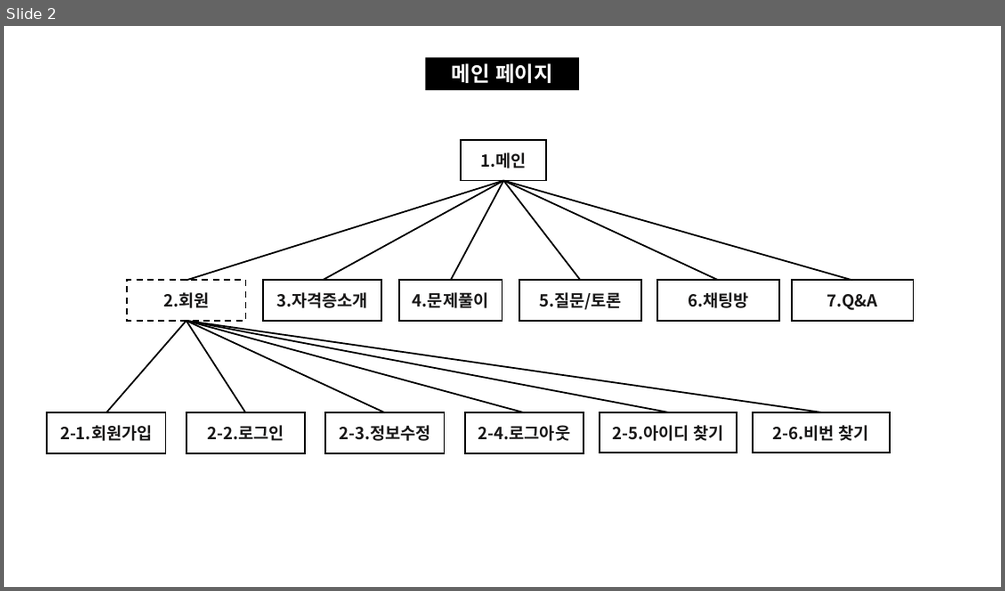
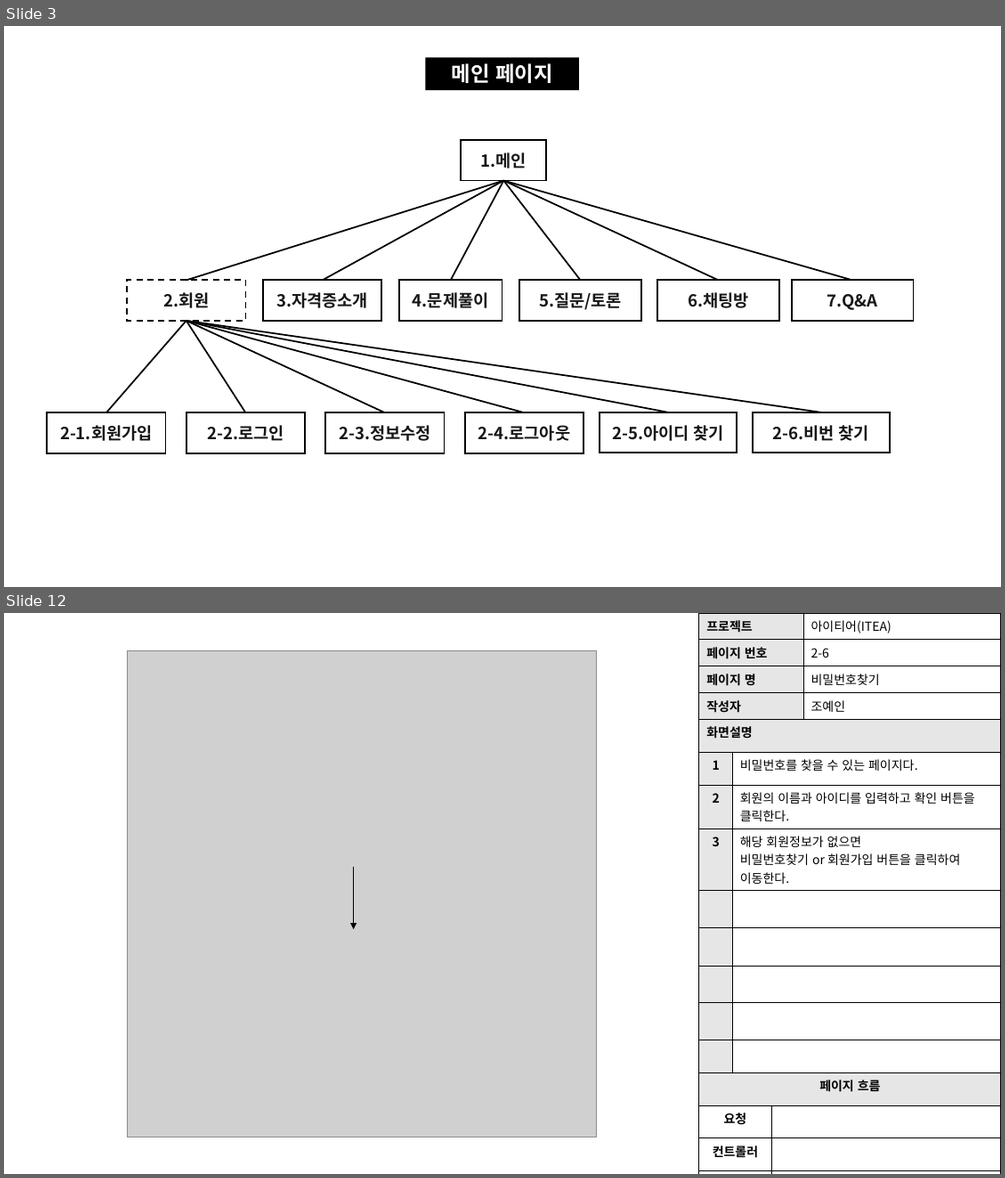
Before and after one commit to skwls2087/itea, a slide deck: 추가자료/스토리보드/스토리보드.pptx. Shown one above the other, each under a label of ours: slide 2 before the commit, slides 3 and 12 after it; the slides between them are not shown. The pictures are 1005x591 and 1005x1178 pixels, drawn with LibreOffice and Linux fonts; fonts in the diff are those of the drawing; grey boxes stand for pictures. Boxes give left, top, right and bottom in pixels: in the first picture for what was removed or moved away, otherwise in the second. Text is boxed around its words. In the diff, an @@ line names an element or a change of style, - is before the commit and + after.

```diff
--- a/추가자료/스토리보드/스토리보드.pptx
+++ b/추가자료/스토리보드/스토리보드.pptx
@@ slide 12 added at (4, 613, 1001, 1174), background #FFFFFF @@
@@ table added at (699, 613, 1001, 719), 4 rows, 2 columns @@
+프로젝트 | 아이티어(ITEA)
+페이지 번호 | 2-6
+페이지 명 | 비밀번호찾기
+작성자 | 조예인
@@ picture added at (128, 650, 596, 1136) @@
@@ table added at (699, 719, 1001, 1174), 13 rows, 3 columns @@
+화면설명 |  | 
+1 | 비밀번호를 찾을 수 있는 페이지다. | 
+2 | 회원의 이름과 아이디를 입력하고 확인 버튼을 클릭한다. | 
+3 | 해당 회원정보가 없으면 / 비밀번호찾기 or 회원가입 버튼을 클릭하여 이동한다. | 
+ |  | 
+ |  | 
+ |  | 
+ |  | 
+ |  | 
+페이지 흐름 |  | 
+요청 |  | 
+컨트롤러 |  | 
+뷰 |  | 
@@ arrow added from (353, 867) to (353, 929), #000000 0.5 pt @@
@@ what was slide 2 is now slide 3 @@
```
Also in this commit, not shown: 3 slides changed, 15 other slides added, 14 other files.
